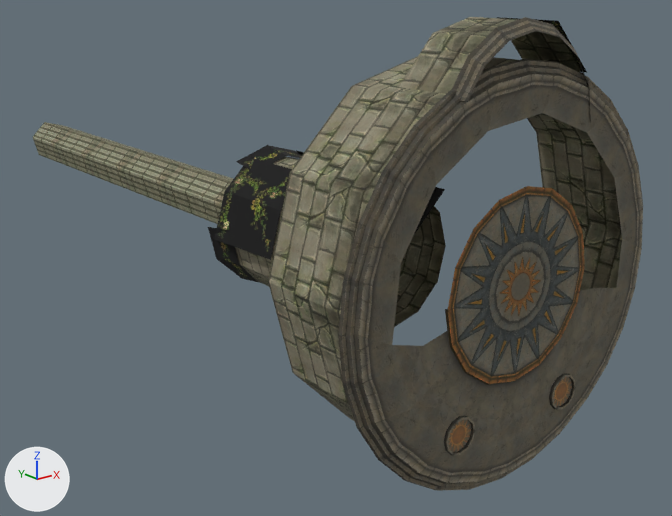
Two versions of the OBJ model sceneobjs/zhucheng_yewai_291/zhucheng_yewai_291_gonghuiting_01_b.obj, one commit apart.
Rendered twice from a 50 mm lens placed at (-2035.0, -4742.0, 840.0), pointed at (262.0, -1870.0, -309.0). Every picture has the same lights, and +X, +Y and +Z are marked at lower left. Where no turn or scale is listed for an object, it has been applied to the vertices. Vertices at the same position are counted once.

Names of what the first picture shows: 'zhucheng_yewai_291_gonghuiting_01_b'.
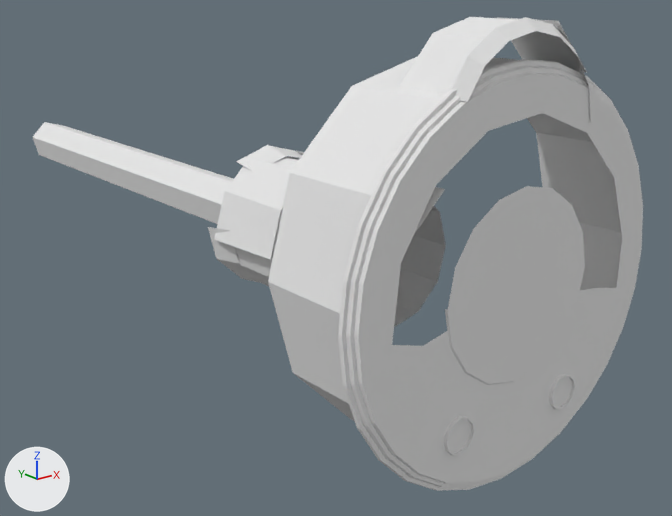
Where the change shows, as pixel boxes (x1, y1, x2, y2) in the pictures (672 x 516 px):
```json
{"part": 1, "of": "me_zhucheng_yewai_291_gonghuiting_01_b", "change": "recoloured", "before": [338, 17, 643, 491], "after": [338, 17, 643, 491]}
{"part": 2, "of": "me_zhucheng_yewai_291_gonghuiting_01_b", "change": "recoloured", "before": [445, 186, 585, 385], "after": [445, 186, 585, 385]}
{"part": 3, "of": "me_zhucheng_yewai_291_gonghuiting_01_b", "change": "recoloured", "before": [272, 206, 446, 327], "after": [272, 206, 446, 327], "on screen": "black to grey"}
{"part": 4, "of": "me_zhucheng_yewai_291_gonghuiting_01_b", "change": "recoloured", "before": [235, 17, 622, 421], "after": [235, 17, 622, 421], "on screen": "yellow to white"}
{"part": 5, "of": "me_zhucheng_yewai_291_gonghuiting_01_b", "change": "recoloured", "before": [33, 122, 233, 224], "after": [33, 122, 233, 224], "on screen": "yellow to white"}
{"part": 6, "of": "me_zhucheng_yewai_291_gonghuiting_01_b", "change": "recoloured", "before": [214, 17, 587, 260], "after": [214, 17, 587, 260], "on screen": "black to white"}
{"part": 7, "of": "me_zhucheng_yewai_291_gonghuiting_01_b", "change": "recoloured", "before": [208, 145, 445, 282], "after": [208, 145, 445, 282], "on screen": "black to white"}
```

The change, as JSON lines over the scene's bpy script:
```json
{"op": "add", "block": "mat_material_7_1", "code": ["mat_material_7_1 = principled_material('material_7')", "mat_material_7_1.base_color = (0.8, 0.8, 0.8)  # white #e7e7e7", "mat_material_7_1.roughness = 1.0"]}
{"op": "add", "block": "mat_material_2_1", "code": ["mat_material_2_1 = principled_material('material_2')", "mat_material_2_1.base_color = (0.8, 0.8, 0.8)  # white #e7e7e7", "mat_material_2_1.roughness = 1.0"]}
{"op": "add", "block": "mat_material_4_1", "code": ["mat_material_4_1 = principled_material('material_4')", "mat_material_4_1.base_color = (0.8, 0.8, 0.8)  # white #e7e7e7", "mat_material_4_1.roughness = 1.0"]}
{"op": "add", "block": "mat_material_5_1", "code": ["mat_material_5_1 = principled_material('material_5')", "mat_material_5_1.base_color = (0.8, 0.8, 0.8)  # white #e7e7e7", "mat_material_5_1.roughness = 1.0"]}
{"op": "add", "block": "mat_material_3_1", "code": ["mat_material_3_1 = principled_material('material_3')", "mat_material_3_1.base_color = (0.8, 0.8, 0.8)  # white #e7e7e7", "mat_material_3_1.roughness = 1.0"]}
{"op": "add", "block": "mat_material_1_1", "code": ["mat_material_1_1 = principled_material('material_1')", "mat_material_1_1.base_color = (0.8, 0.8, 0.8)  # white #e7e7e7", "mat_material_1_1.roughness = 1.0"]}
{"op": "add", "block": "mat_material_8_1", "code": ["mat_material_8_1 = principled_material('material_8')", "mat_material_8_1.base_color = (0.8, 0.8, 0.8)  # white #e7e7e7", "mat_material_8_1.roughness = 1.0"]}
{"block": "me_zhucheng_yewai_291_gonghuiting_01_b", "where": "me_zhucheng_yewai_291_gonghuiting_01_b.from_pydata(...)  # 530 vertices, 762 faces; spans x -653.0..653.0, y -3067.0..-5.0, z -708.0..708.0"}
{"block": "me_zhucheng_yewai_291_gonghuiting_01_b", "where": "# used by ob_zhucheng_yewai_291_gonghuiting_01_b; location = (0.0, 0.0, 0.0)"}
{"block": "me_zhucheng_yewai_291_gonghuiting_01_b", "change": "me_zhucheng_yewai_291_gonghuiting_01_b part 1: all 548 faces that had it switch from mat_material_1 (picture img_zhucheng_yewai_291_gonghuiting_01_02_png) to mat_material_1_1 (white #e7e7e7)"}
{"block": "me_zhucheng_yewai_291_gonghuiting_01_b", "change": "me_zhucheng_yewai_291_gonghuiting_01_b part 2: all 80 faces that had it switch from mat_material_2 (picture img_zhucheng_yewai_291_gonghuiting_01_03_png) to mat_material_2_1 (white #e7e7e7)"}
{"block": "me_zhucheng_yewai_291_gonghuiting_01_b", "change": "me_zhucheng_yewai_291_gonghuiting_01_b part 3: all 24 faces that had it switch from mat_material_3 (picture img_zhucheng_yewai_291_chengqiang_01_1_png) to mat_material_3_1 (white #e7e7e7)"}
{"block": "me_zhucheng_yewai_291_gonghuiting_01_b", "change": "me_zhucheng_yewai_291_gonghuiting_01_b part 4: all 58 faces that had it switch from mat_material_4 (picture img_zhucheng_yewai_291_chengqiang_01_8_png) to mat_material_4_1 (white #e7e7e7)"}
{"block": "me_zhucheng_yewai_291_gonghuiting_01_b", "change": "me_zhucheng_yewai_291_gonghuiting_01_b part 5: all 24 faces that had it switch from mat_material_5 (picture img_zhucheng_yewai_291_gonghuiting_01_14_png) to mat_material_5_1 (white #e7e7e7)"}
{"block": "me_zhucheng_yewai_291_gonghuiting_01_b", "change": "me_zhucheng_yewai_291_gonghuiting_01_b part 6: all 14 faces that had it switch from mat_material_7 (picture img_zhucheng_yewai_291_hebinzhiwu_02_png) to mat_material_7_1 (white #e7e7e7)"}
{"block": "me_zhucheng_yewai_291_gonghuiting_01_b", "change": "me_zhucheng_yewai_291_gonghuiting_01_b part 7: all 14 faces that had it switch from mat_material_8 (picture img_zhucheng_yewai_291_hebinzhiwu_03_png) to mat_material_8_1 (white #e7e7e7)"}
```
